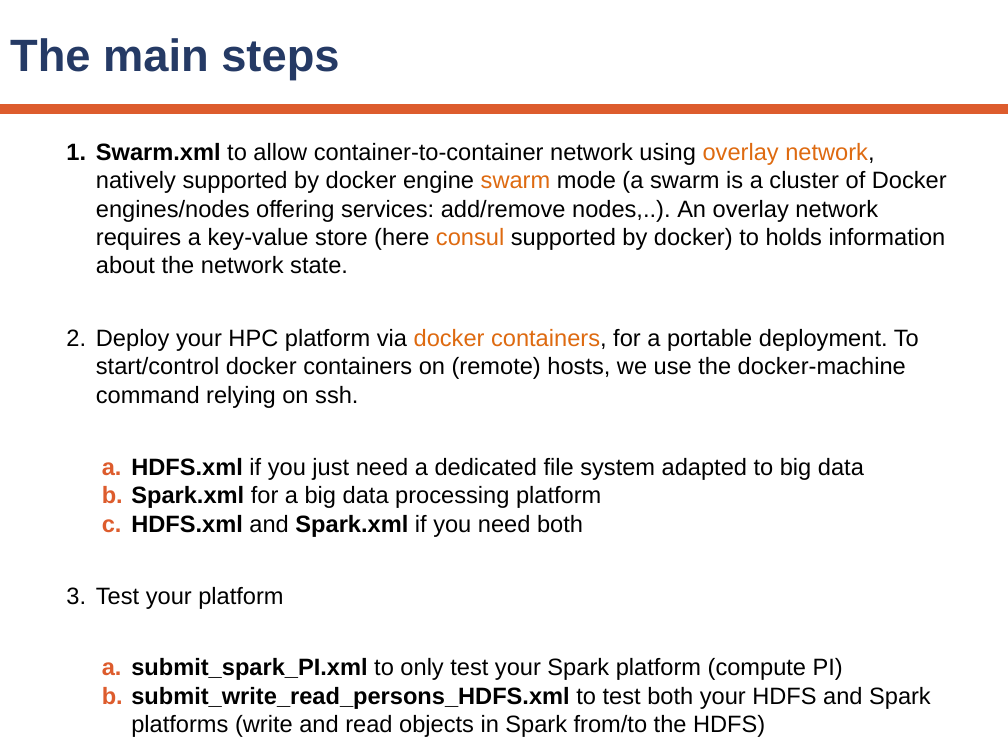
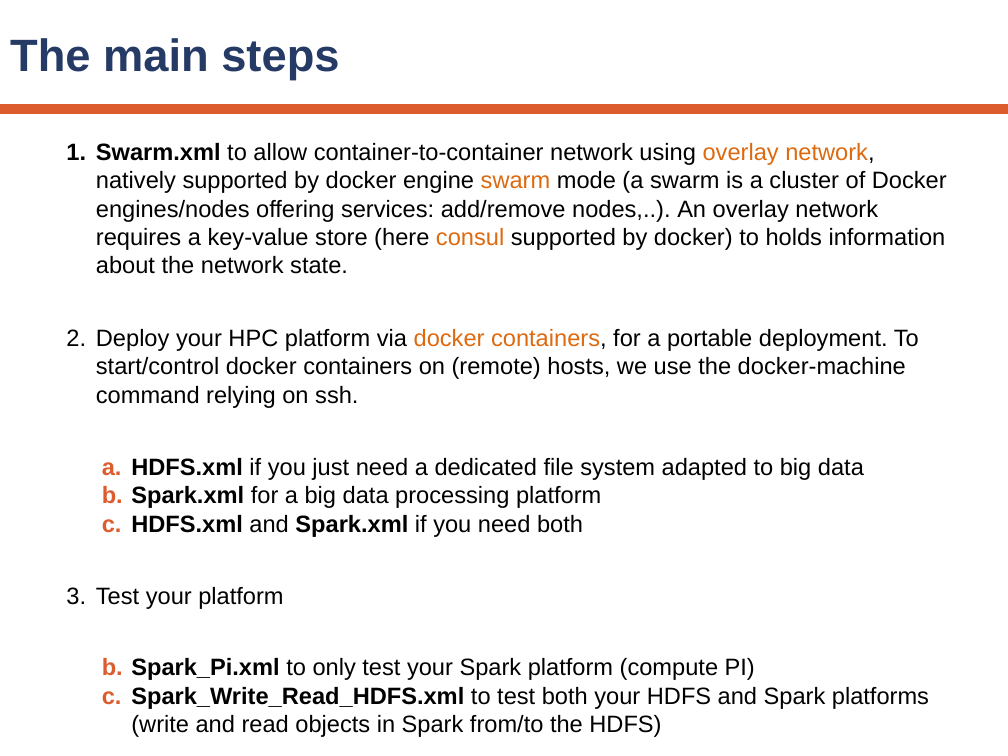
Before and after one commit to ow2-proactive/proactive-examples, a slide deck: slide 2 of DockerSwarm/resources/doc/dev/activeeon-deploy-swarm-hdfs-spark.pptx. Drawn at 1008x756 pixels with LibreOffice and Linux fonts; fonts in the diff are those of the drawing; background and template pictures are left out. Boxes give left, top, right and bottom in pixels: in the first picture for what was removed or moved away, otherwise in the second. Text is boxed around its words. In the diff, an @@ line names an element or a change of style, - is before the commit and + after.

```diff
--- a/DockerSwarm/resources/doc/dev/activeeon-deploy-swarm-hdfs-spark.pptx
+++ b/DockerSwarm/resources/doc/dev/activeeon-deploy-swarm-hdfs-spark.pptx
@@ text at <box>131,658,929,737</box>: text changed @@
-  a. submit_spark_PI.xml to only test your Spark platform (compute PI)
-  b. submit_write_read_persons_HDFS.xml to test both your HDFS and Spark platforms (write and read objects in Spark from/to the HDFS)
+  b. Spark_Pi.xml to only test your Spark platform (compute PI)
+  c. Spark_Write_Read_HDFS.xml to test both your HDFS and Spark platforms (write and read objects in Spark from/to the HDFS)
```
Also in this commit, not shown: 3 other slides changed, 2 slides added, 2 slides removed, 11 other files.
